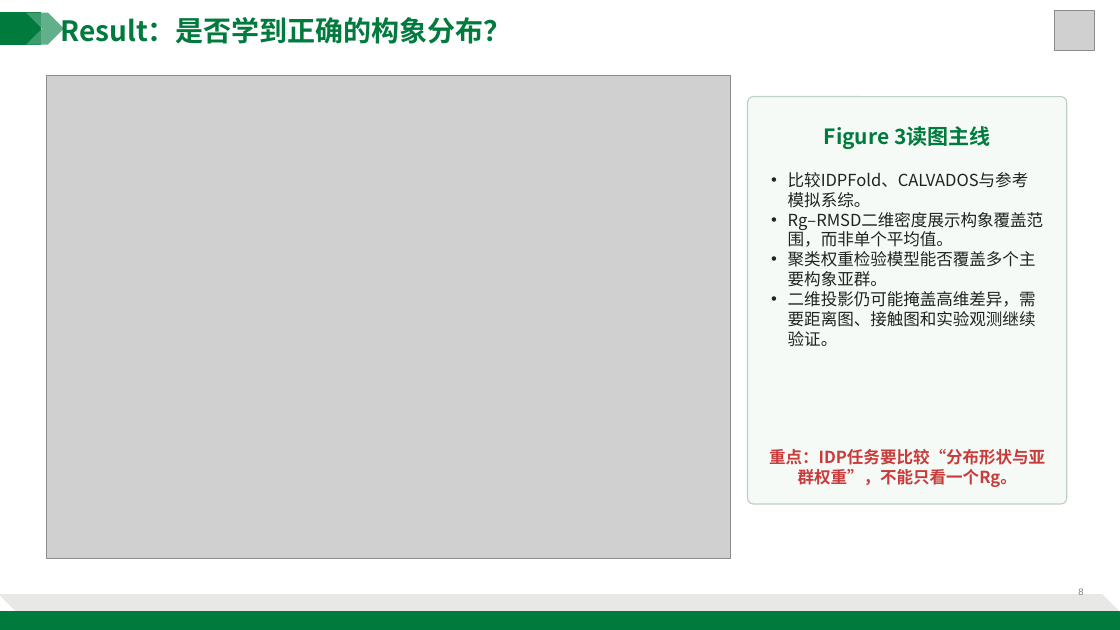
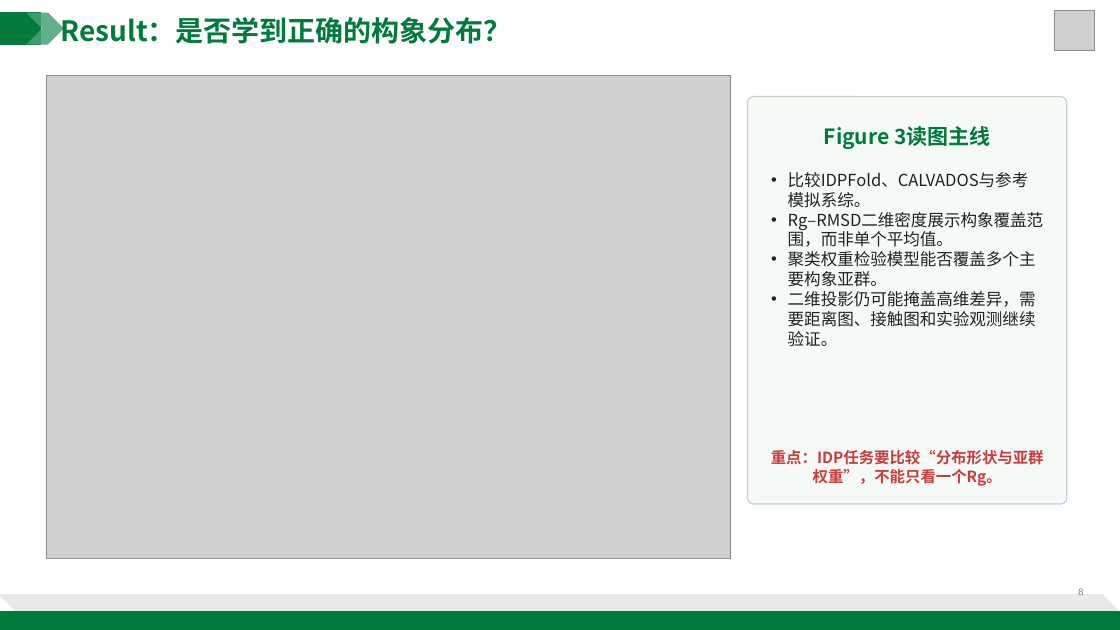
Before and after one commit to Doerrrr/paper, a slide deck: slide 6 of IDR IDP/Accurate Generation of Conformational Ensembles for Intrinsically Disordered Proteins with IDPFold/IDPFold_组会汇报_最终版_v4.pptx (slide 8 before the commit). Drawn at 1120x630 pixels with LibreOffice and Linux fonts; fonts in the diff are those of the drawing; grey boxes stand for pictures. Boxes give left, top, right and bottom in pixels: in the first picture for what was removed or moved away, otherwise in the second. Text is boxed around its words. In the diff, an @@ line names an element or a change of style, - is before the commit and + after.

```diff
--- a/IDR IDP/Accurate Generation of Conformational Ensembles for Intrinsically Disordered Proteins with IDPFold/IDPFold_组会汇报_最终版_v4.pptx
+++ b/IDR IDP/Accurate Generation of Conformational Ensembles for Intrinsically Disordered Proteins with IDPFold/IDPFold_组会汇报_最终版_v4.pptx
@@ text "重点：IDP任务要比较“分布形状与亚群权重”，不能只看一个Rg。" at (x1=771, y1=450, x2=1044, y2=486): size 14.2 to 13.1 pt @@
```
Also in this commit, not shown: 5 other slides changed, 2 slides removed, 25 other files.
